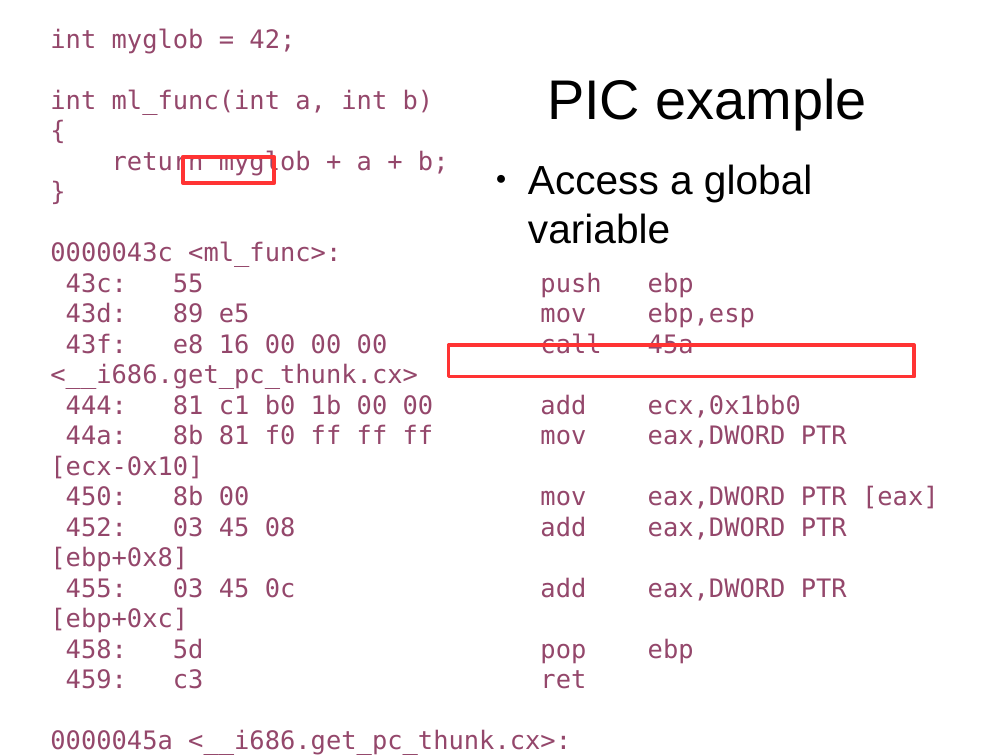
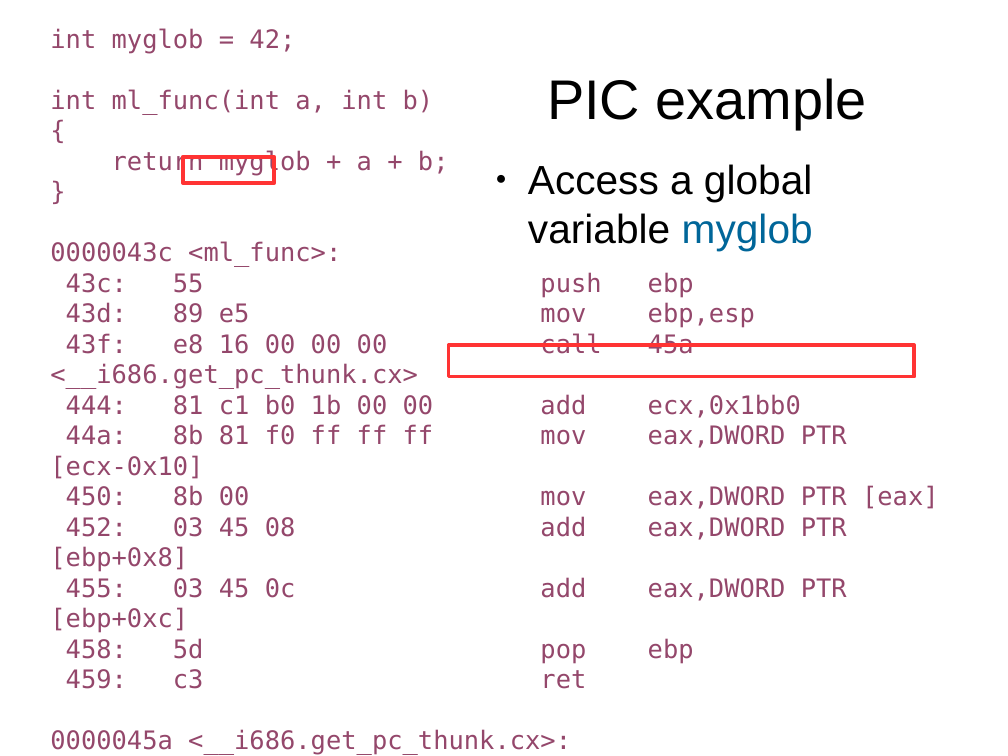
Before and after one commit to antonburtsev/cs5460, a slide deck: slide 101 of lectures/lecture04-linking-and-loading/lecture04-linking-and-loading.odp (slide 96 before the commit). Drawn at 1008x756 pixels with LibreOffice and Linux fonts; fonts in the diff are those of the drawing. Boxes give left, top, right and bottom in pixels: in the first picture for what was removed or moved away, otherwise in the second. Text is boxed around its words. In the diff, an @@ line names an element or a change of style, - is before the commit and + after.

```diff
--- a/lectures/lecture04-linking-and-loading/lecture04-linking-and-loading.odp
+++ b/lectures/lecture04-linking-and-loading/lecture04-linking-and-loading.odp
@@ text at (x1=528, y1=164, x2=813, y2=251): text changed @@
-● Access a global variable
+● Access a global variable myglob
```
Also in this commit, not shown: 5 other slides changed, 5 slides added.
